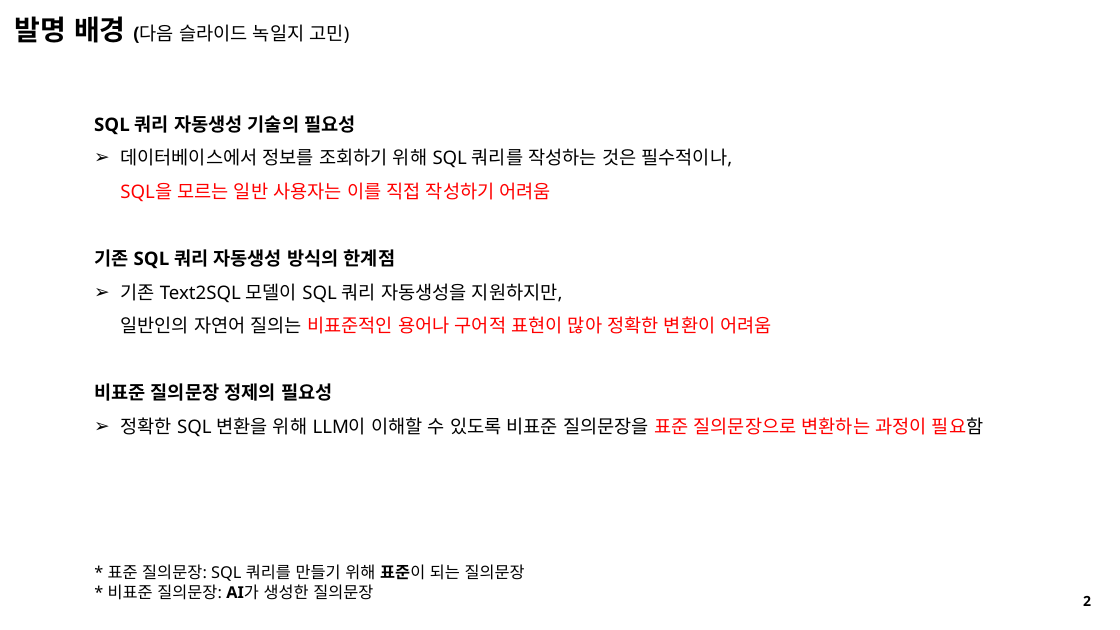
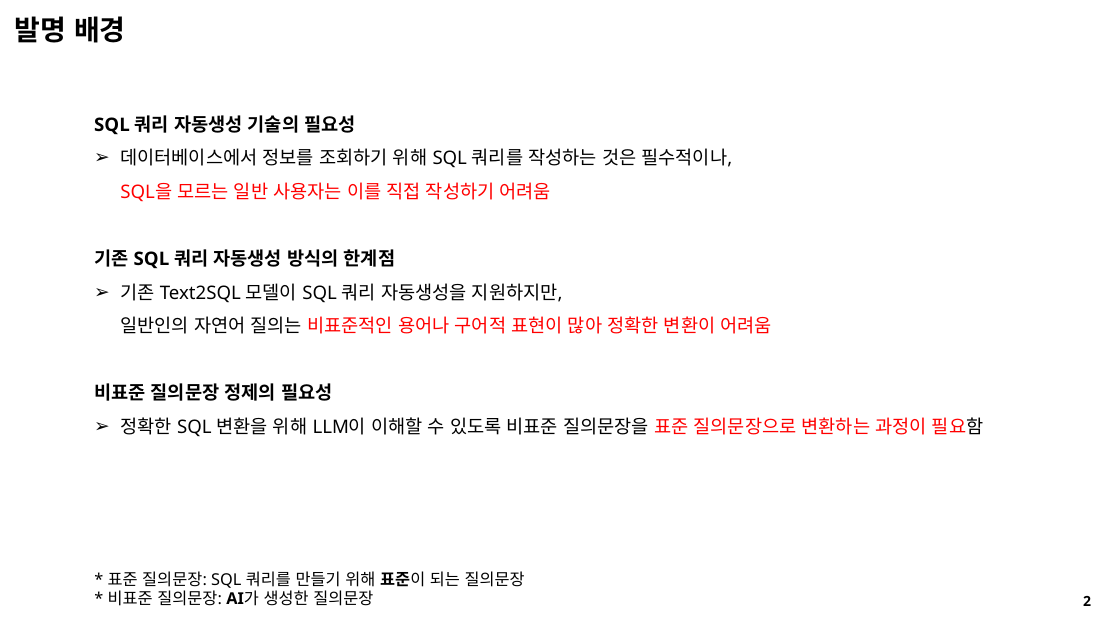
Before and after one commit to seungdeng/DELab, a slide deck: slide 2 of PPT/DSLab_이승건,송민섭_특허.pptx. Drawn at 1120x630 pixels with LibreOffice and Linux fonts; fonts in the diff are those of the drawing. Boxes give left, top, right and bottom in pixels: in the first picture for what was removed or moved away, otherwise in the second. Text is boxed around its words. In the diff, an @@ line names an element or a change of style, - is before the commit and + after.

```diff
--- a/PPT/DSLab_이승건,송민섭_특허.pptx
+++ b/PPT/DSLab_이승건,송민섭_특허.pptx
@@ text at (15, 16, 126, 43): text changed; size 16 to 24 pt; bold on @@
-발명 배경 (다음 슬라이드 녹일지 고민)
+발명 배경
@@ text "* 표준 질의문장: SQL 쿼리를 ...": place and size @@
-text "* 표준 질의문장: SQL 쿼리를 ..." at (108, 564, 525, 600)
+text "* 표준 질의문장: SQL 쿼리를 ..." at (108, 571, 525, 606)
```
Also in this commit, not shown: 3 other slides changed, 1 other file.
